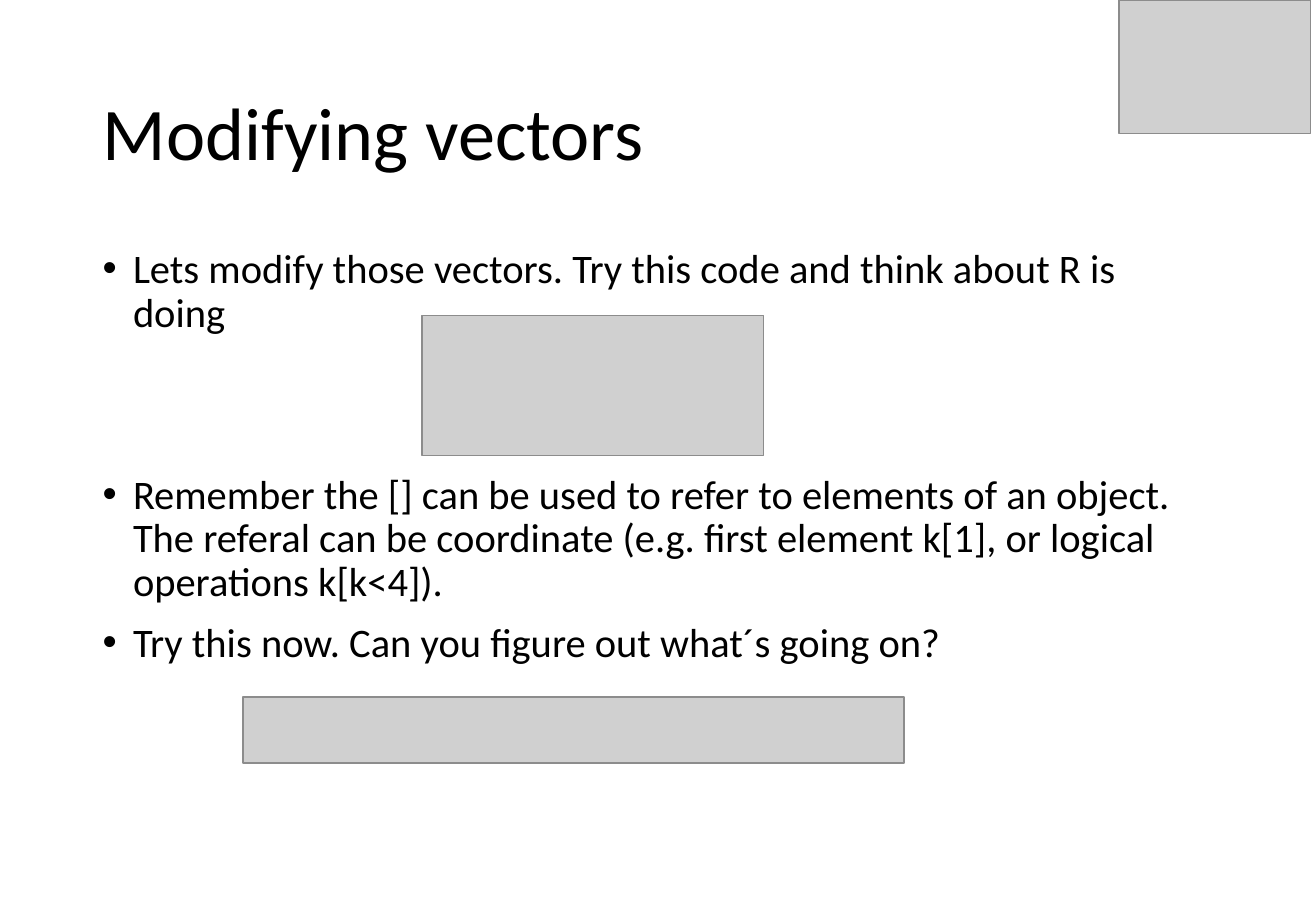
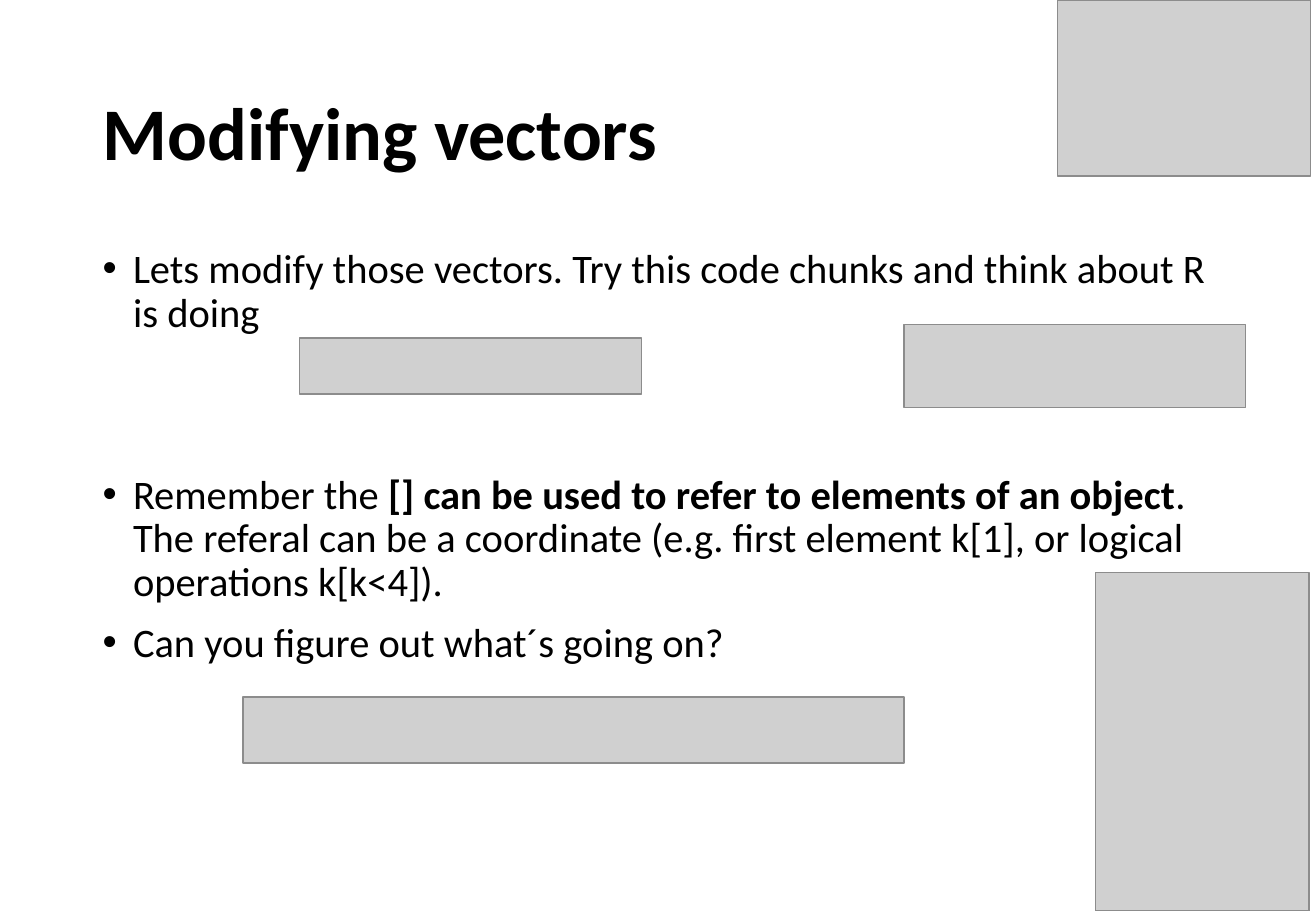
Before and after one commit to ramsyagha/tutorials, a slide deck: slide 21 of Lectures/1_Introduction to R.pptx (slide 17 before the commit). Drawn at 1316x911 pixels with LibreOffice and Linux fonts; fonts in the diff are those of the drawing; grey boxes stand for pictures. Boxes give left, top, right and bottom in pixels: in the first picture for what was removed or moved away, otherwise in the second. Text is boxed around its words. In the diff, an @@ line names an element or a change of style, - is before the commit and + after.

```diff
--- a/Lectures/1_Introduction to R.pptx
+++ b/Lectures/1_Introduction to R.pptx
@@ picture added at <box>1058,0,1311,176</box> @@
@@ title "Modifying vectors" at <box>103,108,657,173</box>: bold on @@
@@ text at <box>133,255,1205,664</box>: text changed @@
-• Lets modify those vectors. Try this code and think about R is doing
-• Remember the [] can be used to refer to elements of an object. The referal can be coordinate (e.g. first element k[1], or logical operations k[k<4]).
-• Try this now. Can you figure out what´s going on?
+• Lets modify those vectors. Try this code chunks and think about R is doing
+• Remember the [] can be used to refer to elements of an object. The referal can be a coordinate (e.g. first element k[1], or logical operations k[k<4]).
+• Can you figure out what´s going on?
@@ picture: place and size @@
-picture at <box>422,316,763,456</box>
+picture at <box>904,324,1246,408</box>
@@ picture added at <box>300,338,642,394</box> @@
@@ picture added at <box>1096,572,1310,911</box> @@
```
Also in this commit, not shown: 21 other slides changed, 5 slides added, 1 slide removed.
